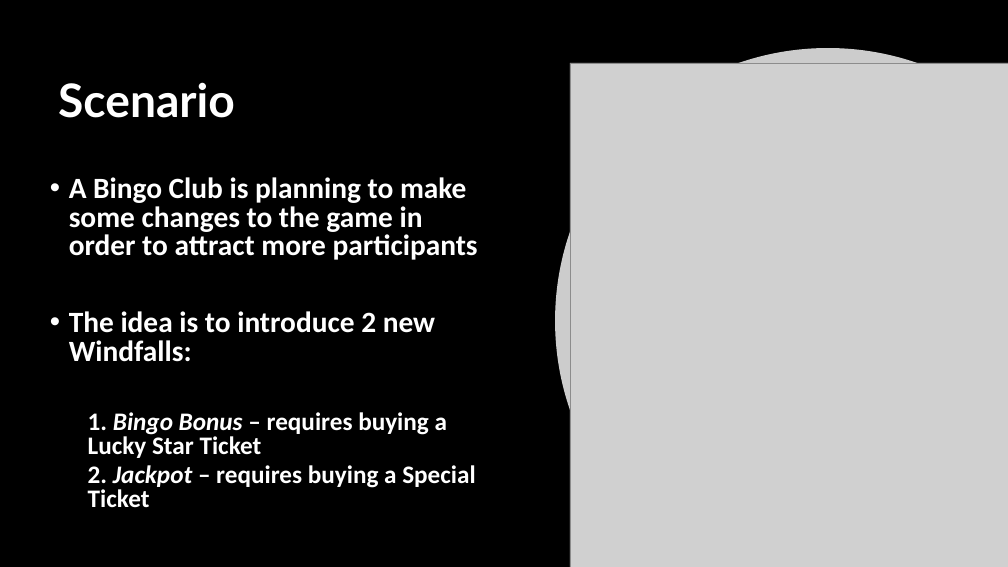
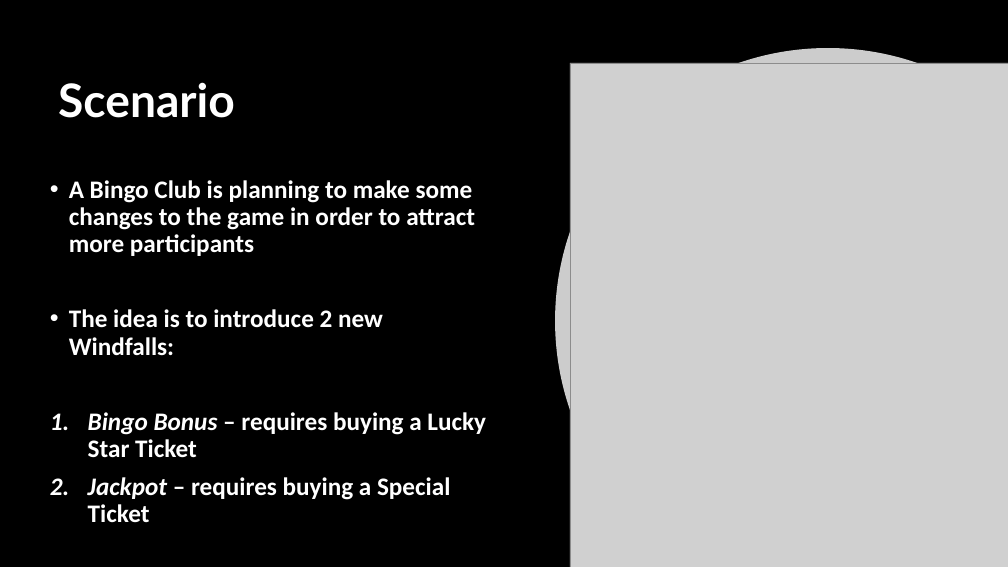
Before and after one commit to aarushi50/BINGO-A-Monte-Carlo-Application, a slide deck: slide 6 of Bingo.pptx. Drawn at 1008x567 pixels with LibreOffice and Linux fonts; fonts in the diff are those of the drawing; grey boxes stand for pictures; background and template pictures are left out. Boxes give left, top, right and bottom in pixels: in the first picture for what was removed or moved away, otherwise in the second. Text is boxed around its words. In the diff, an @@ line names an element or a change of style, - is before the commit and + after.

Commit message:
Complete - 05/05/2018

```diff
--- a/Bingo.pptx
+++ b/Bingo.pptx
@@ text at (69,180,475,356): size 28 to 24 pt in "A Bingo Club is planning to make ...", "The idea is to introduce 2 new ..."; line spacing 0.8 to 0.9 @@
@@ text at (88,412,486,522): text changed @@
-  1. Bingo Bonus – requires buying a Lucky Star Ticket
-  2. Jackpot – requires buying a Special Ticket
+1. Bingo Bonus – requires buying a Lucky Star Ticket
+2. Jackpot – requires buying a Special Ticket
```
Also in this commit, not shown: 2 other slides changed.
